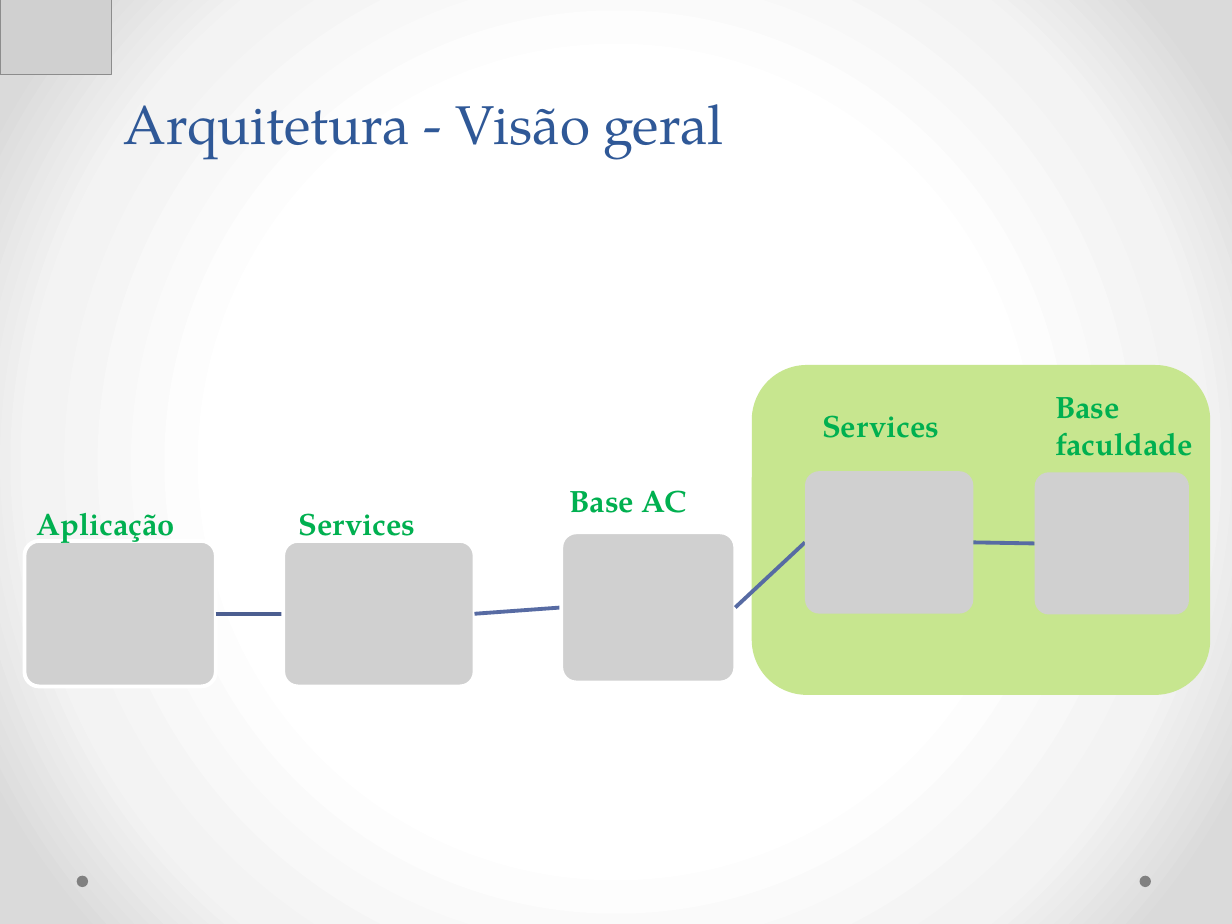
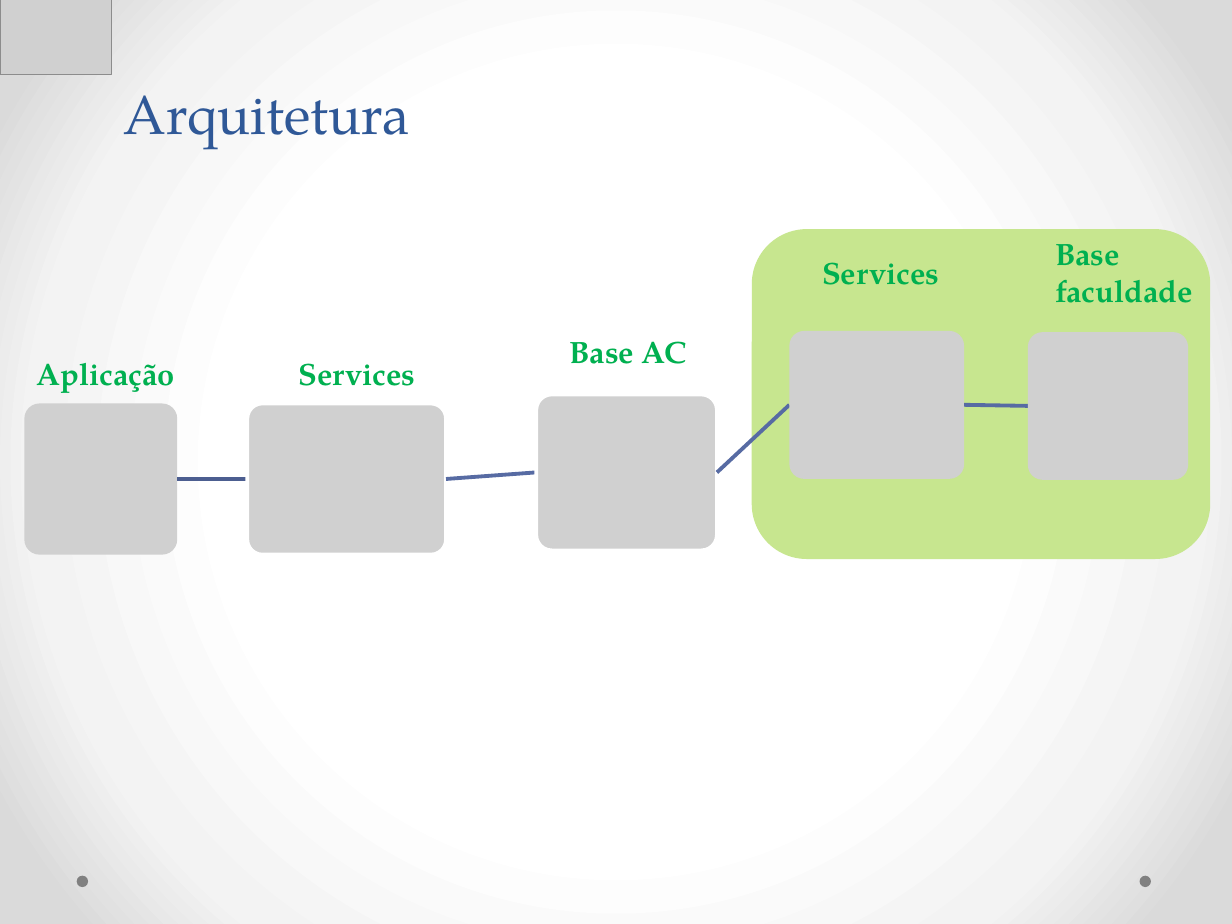
Before and after one commit to Neimarmg/TCC, a slide deck: slide 8 of Documentação final do projeto/Ppt-Final.pptx (slide 9 before the commit). Drawn at 1232x924 pixels with LibreOffice and Linux fonts; fonts in the diff are those of the drawing; grey boxes stand for pictures. Boxes give left, top, right and bottom in pixels: in the first picture for what was removed or moved away, otherwise in the second. Text is boxed around its words. In the diff, an @@ line names an element or a change of style, - is before the commit and + after.

Commit message:
ppt

```diff
--- a/Documentação final do projeto/Ppt-Final.pptx
+++ b/Documentação final do projeto/Ppt-Final.pptx
@@ title at bbox=[124, 95, 410, 150]: text changed @@
-Arquitetura - Visão geral
+Arquitetura
@@ rounded rectangle: place and size @@
-rounded rectangle at bbox=[752, 365, 1210, 695]
+rounded rectangle at bbox=[752, 229, 1210, 559]
@@ text "Base": place and size @@
-text "Base" at bbox=[1055, 397, 1193, 456]
+text "Base" at bbox=[1055, 244, 1193, 303]
@@ 4 texts: place and size @@
-4 texts at bbox=[36, 415, 939, 547]
+4 texts at bbox=[36, 262, 939, 393]
@@ picture: place and size @@
-picture at bbox=[804, 471, 973, 614]
+picture at bbox=[790, 331, 965, 479]
@@ picture: place and size @@
-picture at bbox=[1035, 472, 1189, 614]
+picture at bbox=[1027, 333, 1188, 480]
@@ picture added at bbox=[25, 403, 177, 554] @@
@@ picture: place and size @@
-picture at bbox=[283, 541, 474, 686]
+picture at bbox=[248, 403, 446, 554]
@@ picture added at bbox=[536, 394, 717, 551] @@
@@ freeform shape: place and size @@
-freeform shape at bbox=[732, 539, 807, 610]
+freeform shape at bbox=[714, 401, 792, 475]
@@ freeform shape: place and size @@
-freeform shape at bbox=[973, 538, 1035, 548]
+freeform shape at bbox=[965, 400, 1029, 410]
@@ freeform shape: place and size @@
-freeform shape at bbox=[216, 610, 283, 618]
+freeform shape at bbox=[177, 474, 248, 483]
@@ freeform shape: place and size @@
-freeform shape at bbox=[474, 603, 562, 618]
+freeform shape at bbox=[446, 467, 536, 483]
@@ picture removed at bbox=[562, 532, 736, 683] @@
@@ picture removed at bbox=[25, 541, 216, 686] @@
```
Also in this commit, not shown: 8 other slides changed.
